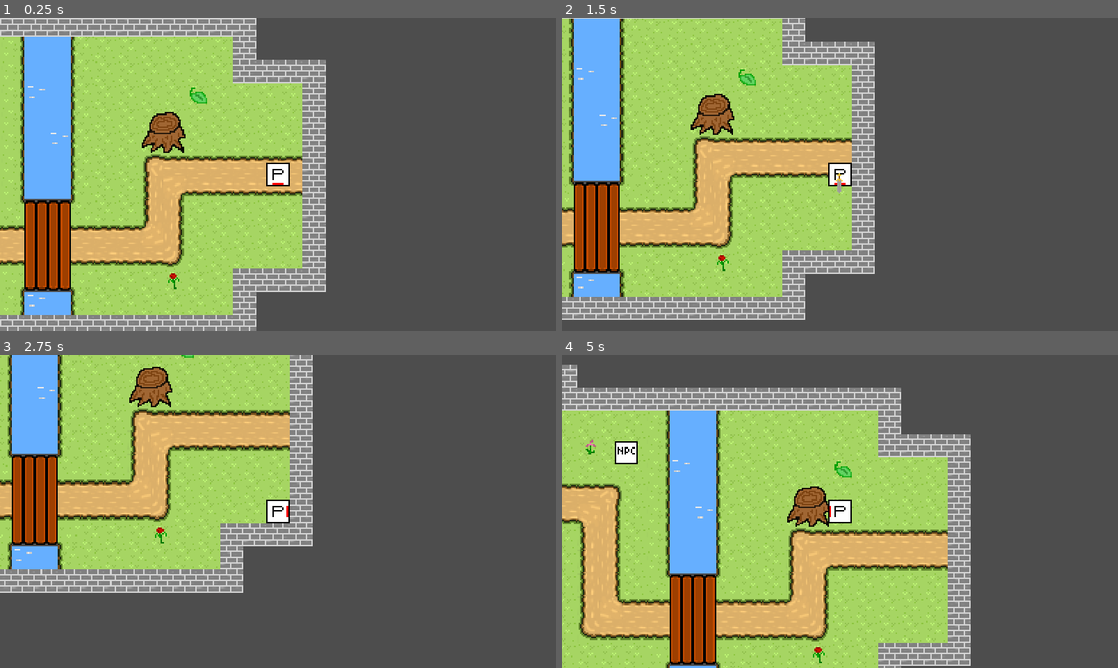
Above: before the commit, frames 1-4 (two rows, left to right).
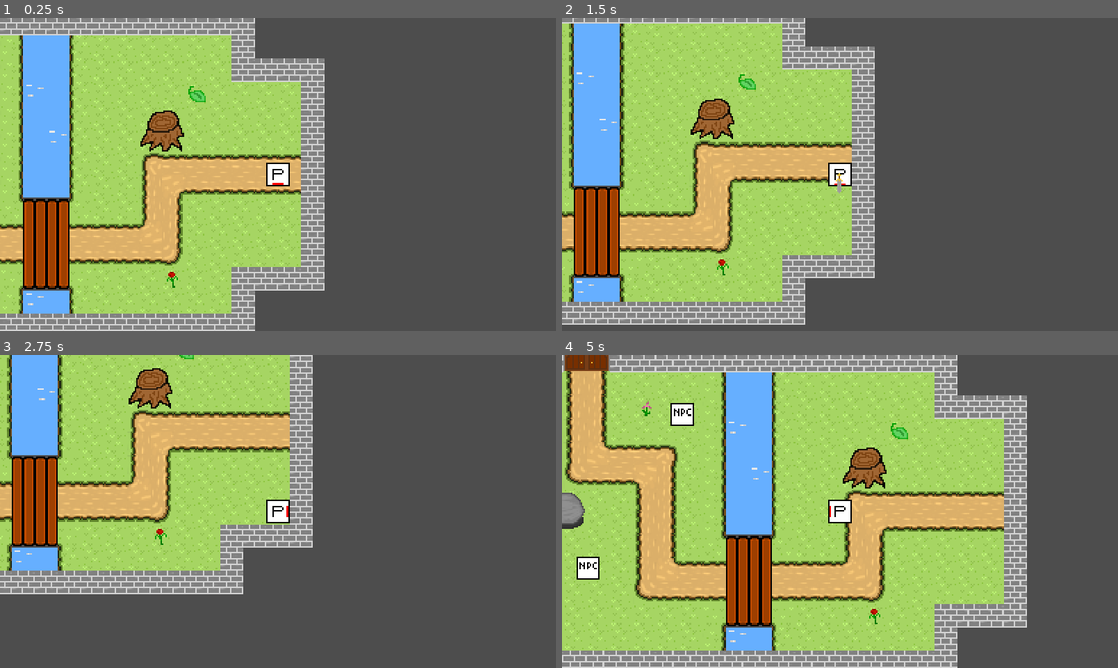
Above: after the commit, the same moments.

Repository: DisappointmentIncarnate/CapstoneProject
Game: Godot game, scene res://Scenes/main.tscn
The game is run twice, just before and just after one commit, with the same random seed, the same clock (stepped at 60 frames per second) and the same inputs.
Inputs:
- Up to frame 1 (0.25 s): no input
- Up to frame 2 (1.5 s): tap Enter at 0.5 s; hold Right (right) 0.53-1.28 s; tap Z (input1) at 0.6, 1.35 s; tap Space at 1.25 s; hold Down (down) from 1.28 s (still down)
- Up to frame 3 (2.75 s): release Down (down) at 2.03 s; hold Right (right) from 2.03 s (still down); tap Z (input1) at 2.1 s
- Up to frame 4 (5 s): tap Enter at 2.75 s; release Right (right) at 2.78 s; hold Up (up) 2.78-3.53 s; tap Z (input1) at 2.85, 3.6, 4.35 s; hold A (left) from 3.53 s (still down)

The runs differ from the first frame. In frame 1, 15% of the frame differs, in the area x 0-59%, y 0-100%; in frame 2, 15%; in frame 3, 8.2%; in frame 4, 66%, in the area x 0-84%, y 0-100%.

Commit message:
Spawn first room
Spawns the first room, and properly sets player spawn position

Diff:
--- a/Objects/player_char.tscn
+++ b/Objects/player_char.tscn
@@ -12,6 +12,7 @@
 [node name="PlayerChar" type="CharacterBody2D"]
 collision_layer = 3
 script = ExtResource("1_tx1up")
+speed = 100
 
 [node name="Sprite2D" type="Sprite2D" parent="."]
 texture = ExtResource("1_yn357")
--- a/Scenes/Rooms/room_b0.tscn
+++ b/Scenes/Rooms/room_b0.tscn
@@ -28,4 +28,5 @@
 [node name="PlayerDetect" parent="Detector" index="0"]
 position = Vector2(352, 127)
 
-[connection signal="child_exiting_tree" from="." to="." method="_on_child_exiting_tree"]
+[node name="PlayerSpawn" parent="." index="4"]
+position = Vector2(352, 128)
--- a/Scenes/Rooms/room_m0.tscn
+++ b/Scenes/Rooms/room_m0.tscn
@@ -37,5 +37,3 @@
 
 [node name="PlayerChar" parent="." index="4" instance=ExtResource("3_r3v4c")]
 position = Vector2(112, 272)
-
-[connection signal="child_exiting_tree" from="." to="." method="_on_child_exiting_tree"]
--- a/Scenes/main.tscn
+++ b/Scenes/main.tscn
@@ -1,22 +1,21 @@
-[gd_scene load_steps=3 format=3 uid="uid://bk2488djfnso6"]
+[gd_scene load_steps=4 format=3 uid="uid://bk2488djfnso6"]
 
+[ext_resource type="Script" path="res://Scripts/main.gd" id="1_hjmwx"]
+[ext_resource type="Script" path="res://Scripts/Room Generation.gd" id="1_nij88"]
 [ext_resource type="PackedScene" uid="uid://dmiexxcs7s0uj" path="res://Objects/player_char.tscn" id="1_qw7fj"]
-[ext_resource type="PackedScene" uid="uid://bbdqbckj5tui7" path="res://Scenes/Rooms/room_b0.tscn" id="2_84l4x"]
 
 [node name="Game" type="Node2D"]
+script = ExtResource("1_hjmwx")
 
 [node name="Camera2D" type="Camera2D" parent="."]
-position = Vector2(356, 144)
+position = Vector2(61, 72)
 zoom = Vector2(2, 2)
 
+[node name="Rooms" type="Node2D" parent="."]
+script = ExtResource("1_nij88")
+
 [node name="PlayerChar" parent="." instance=ExtResource("1_qw7fj")]
-position = Vector2(356, 144)
-speed = 150
+position = Vector2(61, 72)
 
 [node name="RemoteTransform2D" type="RemoteTransform2D" parent="PlayerChar"]
 remote_path = NodePath("../../Camera2D")
-
-[node name="Rooms" type="Node2D" parent="."]
-
-[node name="Room_e0" parent="Rooms" instance=ExtResource("2_84l4x")]
-position = Vector2(5, 17)
--- a/Scenes/room.tscn
+++ b/Scenes/room.tscn
@@ -1,7 +1,7 @@
 [gd_scene load_steps=26 format=3 uid="uid://cqixsbxn2y46u"]
 
+[ext_resource type="Script" path="res://Scripts/room.gd" id="1_4of21"]
 [ext_resource type="Texture2D" uid="uid://7rnemkfxwr1r" path="res://ArtAssets/Tilesets/grass_tiles.png" id="1_aljmk"]
-[ext_resource type="Script" path="res://Scenes/room.gd" id="1_ev7oo"]
 [ext_resource type="Texture2D" uid="uid://b7u3jqjagb5vo" path="res://ArtAssets/Tilesets/grass_path_tiles.png" id="2_y7wh4"]
 [ext_resource type="Texture2D" uid="uid://c146ddlafdh5k" path="res://ArtAssets/Tilesets/bridge_tiles.png" id="3_qduyd"]
 [ext_resource type="Texture2D" uid="uid://bv6kvtx608u05" path="res://ArtAssets/Tilesets/stair_tiles.png" id="4_i0hj8"]
@@ -364,7 +364,7 @@
 size = Vector2(20, 22)
 
 [node name="Room" type="Node2D"]
-script = ExtResource("1_ev7oo")
+script = ExtResource("1_4of21")
 
 [node name="TileMap" type="TileMap" parent="."]
 tile_set = SubResource("TileSet_glr4o")
@@ -379,5 +379,7 @@
 [node name="PlayerDetect" type="CollisionShape2D" parent="Detector"]
 shape = SubResource("RectangleShape2D_ops31")
 
+[node name="PlayerSpawn" type="Node2D" parent="."]
+
 [connection signal="child_exiting_tree" from="." to="." method="_on_child_exiting_tree"]
 [connection signal="body_entered" from="Detector" to="." method="_on_detector_body_entered"]
--- /dev/null
+++ b/Scripts/Room Generation.gd
@@ -0,0 +1,24 @@
+extends Node2D
+
+#Arrays that carry the room scenes for generation
+const BEGINNING: Array = [preload('res://Scenes/Rooms/room_b0.tscn')]
+const MIDDLE: Array = [preload('res://Scenes/Rooms/room_m0.tscn')]
+const END: Array = [preload('res://Scenes/Rooms/room_e0.tscn')]
+
+@export var levelSize = 5
+@onready var PlayerChar = get_parent().get_node("PlayerChar") #get reference to player character
+
+func _ready():
+	spawn_rooms()
+
+func spawn_rooms():
+	var previousRoom
+	for x in levelSize:
+		var room
+
+		if x == 0:
+			room = BEGINNING[randi() % BEGINNING.size()].instantiate() #randi() is a random int, mod ensures it actually is within the confines of the array
+			PlayerChar.position = room.get_node("PlayerSpawn").position #since its a spawn room, set the players position to the spawn point
+
+		add_child(room)
+		previousRoom = room
--- a/Scripts/basic_dagger.gd
+++ b/Scripts/basic_dagger.gd
@@ -14,7 +14,7 @@
 	$DurationTimer.start()
 
 # Called every frame. 'delta' is the elapsed time since the previous frame.
-func _process(delta):
+func _process(_delta):
 	pass
 
 func _on_duration_timer_timeout(): #after the timer runs out, delete the item
--- /dev/null
+++ b/Scripts/main.gd
@@ -0,0 +1,4 @@
+extends Node2D
+
+func _init():
+	randomize()
--- a/Scenes/room.gd
+++ b/Scripts/room.gd
@@ -2,7 +2,6 @@
 
 const ENEMY_SCENES: Dictionary = {"ENEMY_TEMPLATE" : preload("res://Objects/enemy_template.tscn")}
 var enemy_num: int
-@onready var entrance_node = get_node("Entrance")
 @onready var doors_node = get_node("Doors")
 @onready var enemy_positions = get_node("Enemy")
 @onready var player_detection: Area2D = get_node("Detector")
@@ -25,7 +24,7 @@
 		mob.position = enemy.position
 		call_deferred("add_child", mob)
 
-func _on_detector_body_entered(body): #area the player steps in to spawn enemies (by the entrance of the room)
+func _on_detector_body_entered(_body): #area the player steps in to spawn enemies (by the entrance of the room)
 	player_detection.queue_free()
 	spawn_enemies()
 	close_door()
